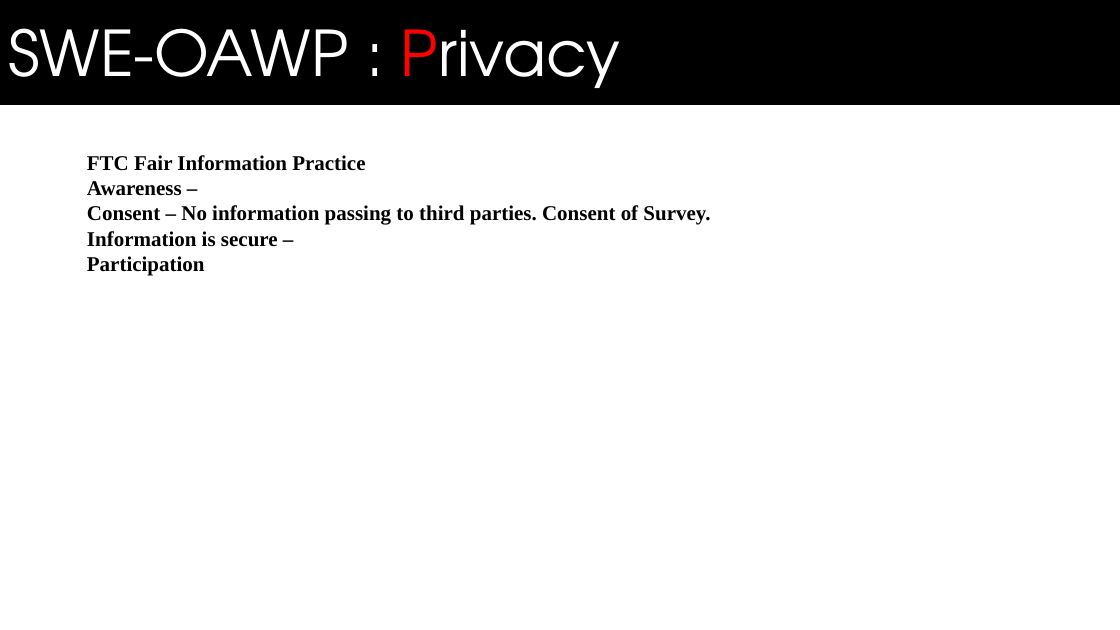
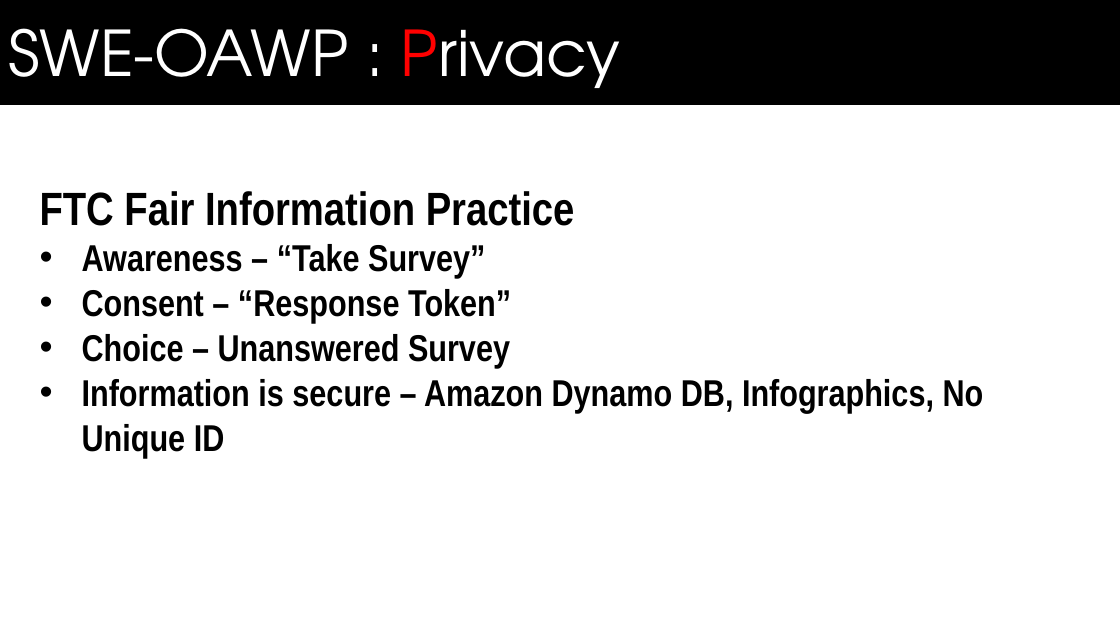
Before and after one commit to bhavyabatra/SWEN_Dynamo, a slide deck: slide 25 of Documentation/Master's Defense Presentation.pptx. Drawn at 1120x630 pixels with LibreOffice and Linux fonts; fonts in the diff are those of the drawing; background and template pictures are left out. Boxes give left, top, right and bottom in pixels: in the first picture for what was removed or moved away, otherwise in the second. Text is boxed around its words. In the diff, an @@ line names an element or a change of style, - is before the commit and + after.

```diff
--- a/Documentation/Master's Defense Presentation.pptx
+++ b/Documentation/Master's Defense Presentation.pptx
@@ text "FTC Fair Information Practice": place and size @@
-text "FTC Fair Information Practice" at <box>87,155,710,276</box>
+text "FTC Fair Information Practice" at <box>40,191,984,458</box>
@@ text at <box>40,191,575,226</box>: size 18 to 40 pt, font Times New Roman to Arial Narrow in "FTC Fair Information Practice" @@
@@ text at <box>82,244,984,458</box>: text changed; size 18 to 32 pt; font Times New Roman to Arial Narrow @@
-Awareness –
-Consent – No information passing to third parties. Consent of Survey.
-Information is secure –
-Participation
+• Awareness – “Take Survey”
+• Consent – “Response Token”
+• Choice – Unanswered Survey
+• Information is secure – Amazon Dynamo DB, Infographics, No Unique ID
```
Also in this commit, not shown: 1 other slide changed.
